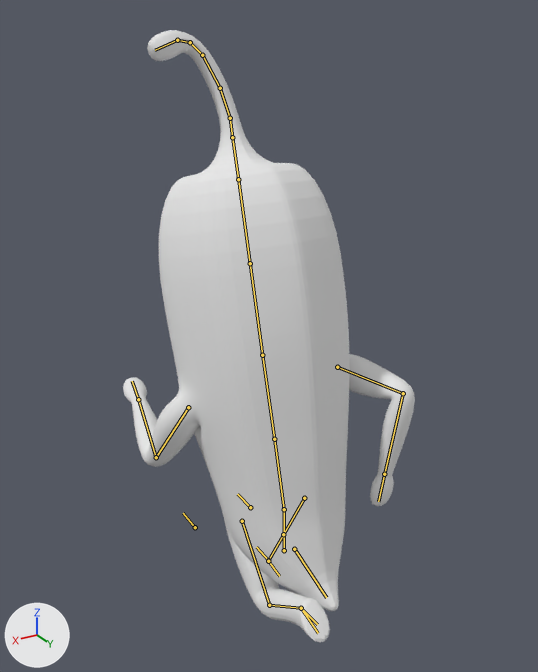
An edit to the Blender file Arts/Models/Characters/Pepper/Pepper.blend, drawn before and after from the same camera.
Both versions are drawn from a 50 mm camera at (4.34, 6.94, 8.21) aimed at (-0.08, -0.43, 4.52). The lights are fixed; the arrows at lower left show +X, +Y and +Z. Both versions are drawn at frame 12 of the action 'Running'; the numbers are the values there. The bones that bend it are drawn over the model as lines.
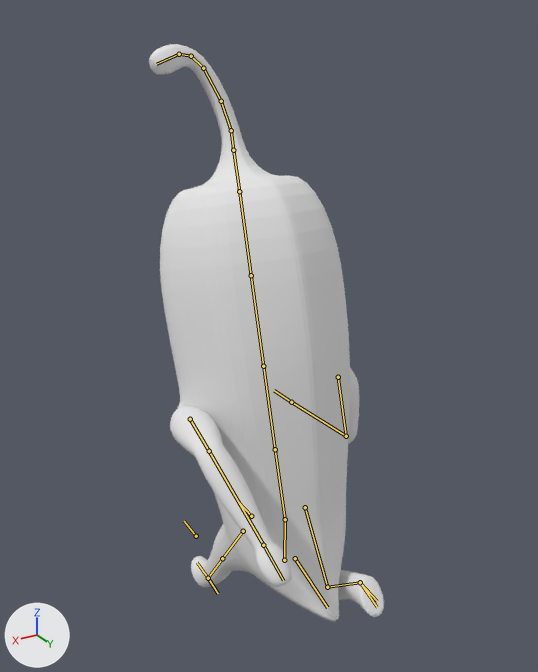
The change in detail:
Bone 'RootBone' (bone_rootbone) moves from (0.0, -0.18, -0.1) to (0.0, -0.33, -0.12).
Bone 'UpperArm.R' (bone_upperarm_r) turns from (-75, -13, 50) to (19, 5, 41) degrees about its own x, y and z.
Bone 'UpperArm.L' (bone_upperarm_l) turns from (44, -10, -44) to (-85, 14, -52) degrees about its own x, y and z.
Bone 'LowerArm.L' (bone_lowerarm_l) turns from (75, 10, -22) to (55, 9, -26) degrees about its own x, y and z.
Bone 'LegIK.R' (bone_legik_r) moves from (0.0, -0.73, 0.05) to (0.0, 1.53, 1.33).
Bone 'LegIK.R' (bone_legik_r) turns from (-9, 0, 0) to (-4, 0, 0) degrees about its own x, y and z.
Bone 'LegIK.L' (bone_legik_l) moves from (0.0, 1.66, 1.5) to (0.0, -0.9, 0.02).
Bone 'LegIK.L' (bone_legik_l) turns from (5, 0, 0) to (-5, 0, 0) degrees about its own x, y and z.

What differs and where, as boxes [x1, y1, x2, y2] in the pictures (538 x 672 px):
'Circle', posed (19% narrower)
    before: [123, 30, 415, 642]
    after: [149, 44, 384, 621]
bone 'RootBone', root to tip
    before: (284, 550) to (284, 509)
    after: (284, 560) to (285, 519)
bone 'UpperArm.R', root to tip
    before: (337, 367) to (403, 393)
    after: (338, 377) to (346, 436)
bone 'UpperArm.L', root to tip
    before: (188, 407) to (156, 457)
    after: (190, 419) to (209, 451)
bone 'LowerArm.L', root to tip
    before: (156, 457) to (138, 399)
    after: (209, 451) to (263, 545)
bone 'LegIK.R', root to tip
    before: (268, 561) to (279, 576)
    after: (360, 582) to (377, 601)
bone 'LegIK.L', root to tip
    before: (301, 608) to (317, 624)
    after: (208, 578) to (218, 593)
